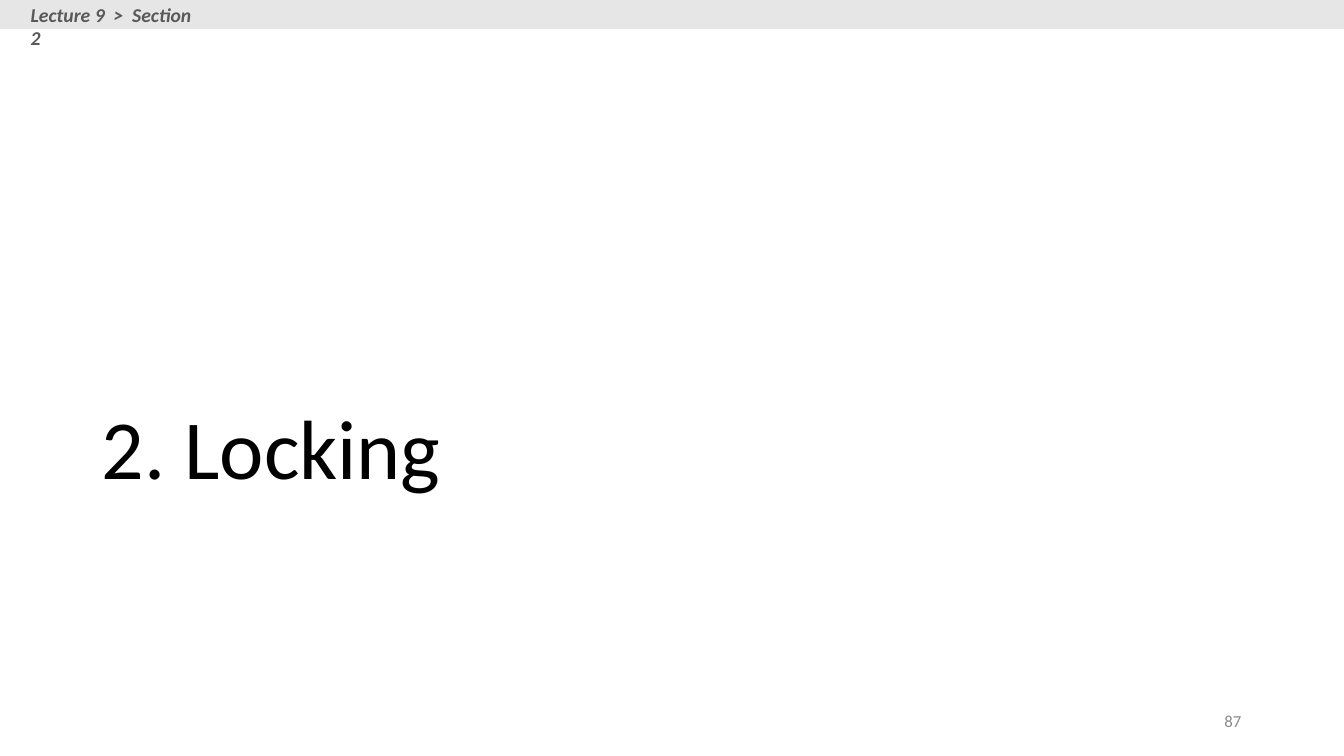
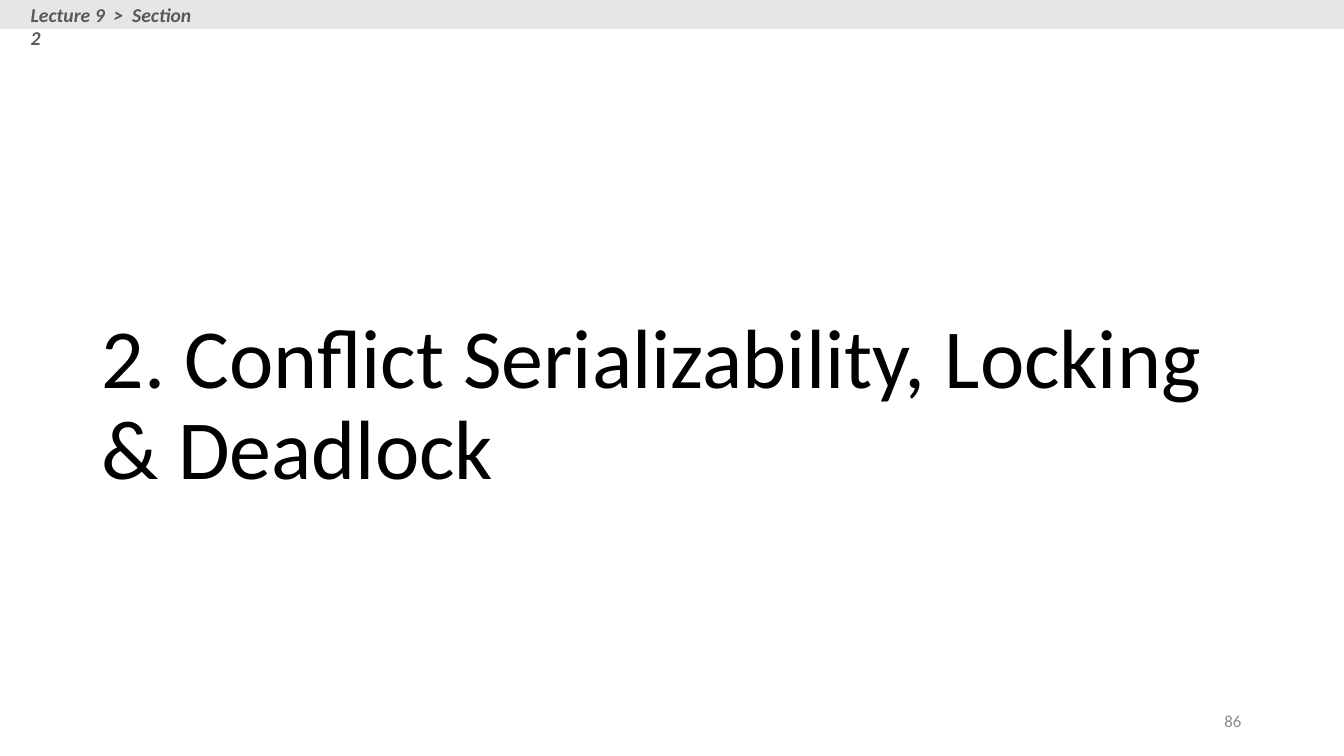
Before and after one commit to XIEQ/cs145-notebooks, a slide deck: slide 86 of lecture-8-9/Lectures_8_9_TXNs.pptx (slide 87 before the commit). Drawn at 1344x756 pixels with LibreOffice and Linux fonts; fonts in the diff are those of the drawing. Boxes give left, top, right and bottom in pixels: in the first picture for what was removed or moved away, otherwise in the second. Text is boxed around its words. In the diff, an @@ line names an element or a change of style, - is before the commit and + after.

```diff
--- a/lecture-8-9/Lectures_8_9_TXNs.pptx
+++ b/lecture-8-9/Lectures_8_9_TXNs.pptx
@@ title at (x1=102, y1=329, x2=1201, y2=480): text changed @@
-2. Locking
+2. Conflict Serializability, Locking & Deadlock
@@ page number at (x1=1224, y1=715, x2=1241, y2=727): text changed @@
-87
+86
```
Also in this commit, not shown: 13 other slides changed, 19 slides added, 11 slides removed, 2 other files.
